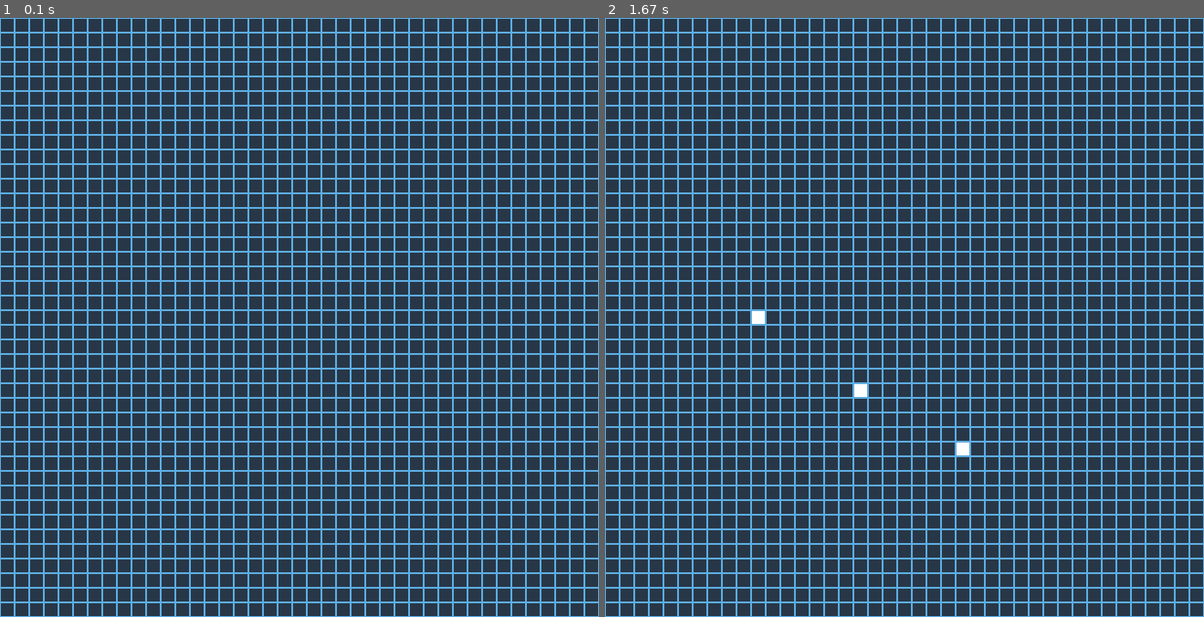
Above: before the commit, frames 1-2 (left to right).
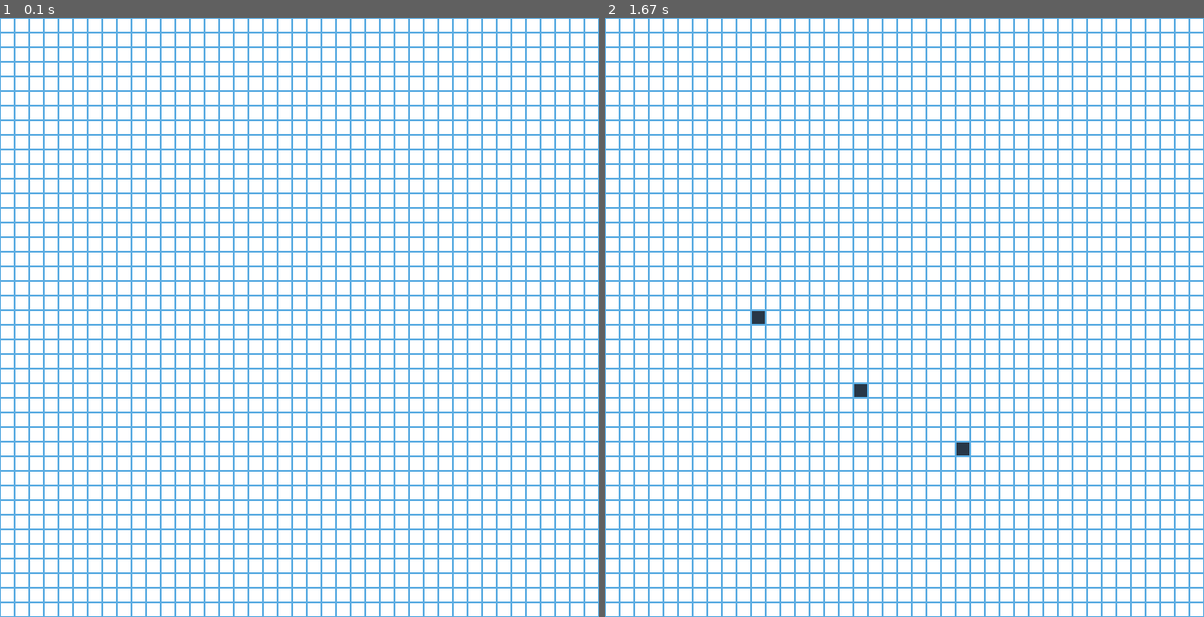
Above: after the commit, the same moments.

Repository: legitbeep/PathFinder-GUI
Game: pygame game, started from mainPygame.py
Same seed, same stepped clock (60 frames per second), same inputs: the game is played once before the commit and once after it.
Inputs (mouse positions are in pixels of both pictures, inside the frame that each line leads up to):
- Up to frame 1 (0.1 s): no input
- Up to frame 2 (1.67 s): press the mouse at (760, 323) at 0.37 s; move the mouse to (862, 383) at 0.47 s; release the mouse at (964, 449) at 0.6 s

The runs differ from the first frame. In frame 1, 77% of the frame differs, in the area x 0-100%, y 0-100%; in frame 2, 77%.

Commit message:
Fix menu

Diff:
--- a/main.py
+++ b/main.py
@@ -1,4 +1,13 @@
 from menu import *
+from mainPygame import *
 
-menu = Menu()
-menu.MakeMenu()
+algo = { 1 : "A*",
+		 2 : "Djikstra",
+		 3 : "DFS",
+		 4 : "BFS" }
+
+obj = Menu()
+obj.createMenu()
+
+if not obj.randomMaze  :
+	Maze()
--- a/mainPygame.py
+++ b/mainPygame.py
@@ -35,7 +35,7 @@
     drawAll(screen)
 
 
-def main():
+def Maze():
     pygame.init()
     scr_inf = pygame.display.Info()
     os.environ['SDL_VIDEO_WINDOW_POS'] = '{}, {}'.format(scr_inf.current_w // 2 - WINSIZE[0] // 2,
@@ -80,4 +80,4 @@
 
 
 if __name__ == '__main__':
-    main()
+    Maze()
--- a/maze.py
+++ b/maze.py
@@ -2,11 +2,10 @@
 from random import choice
 from random import randint
 
-on = (255, 255, 255)
-off = 40, 55, 71
+off = (255, 255, 255)
+on = 40, 55, 71
 
 cellstatus = lambda x: on if x else off
-
 
 class Cell(pygame.sprite.Sprite):
     w, h = 16, 16
@@ -28,7 +27,6 @@
         screen.blit(self.image, self.rect)
         pygame.draw.rect(screen, (93, 173, 226), self.rect, 1)
 
-
     def changeStatus(self):
         self.image.fill(cellstatus(self.status))
 
--- a/menu.py
+++ b/menu.py
@@ -1,37 +1,73 @@
 from tkinter import *
 
-root = Tk()
-root.title("Pathfinder")
+class Menu():
+	def __init__(self):
+		self.active = 0
+		self.state = False
+		self.randomMaze = False
 
-root.geometry("300x500")
-root.configure(bg="#232528")
+	def toggle(self,id,btn,pbtn):
+		on = "#52C3CC"
+		off = "#0E4448"
+		if not self.state:
+			self.state = True
+			self.active = id
+			btn.configure(bg = off)
+			pbtn.configure(state=NORMAL)
+		elif self.state:
+			if self.active == id :
+				self.state = False
+				self.active = -1
+				btn.configure(bg = on)
+				pbtn.configure(state=DISABLED)
+
+	def closeWindow(self,root):
+		root.destroy()
+
+	def randomToggle(self):
+		self.random = not self.randomMaze
+
+	def createMenu(self):
+		on = "#52C3CC"
+		off = "#0E4448"
+		root = Tk()
+		root.title("Pathfinder")
+
+		root.geometry("300x500")
+		root.configure(bg="#232528")
 
 
-txt = Label(root,text="Main Menu",font="consolas",height=1,width=9,bg="#232528",fg="white",bd=0,padx=100,pady=20).grid(row=0,column=0)
+		txt = Label(root,text="Main Menu",font="consolas",height=1,width=9,bg="#232528",fg="white",bd=0,padx=100,pady=20).grid(row=0,column=0)
 
-'''def a_algorithm():
-    a_algo=Toplevel(root)
-    a_algo.title("Pathfinder->A* Algorithm")
-    a_algo.geometry("200x200")
+		btn1 = Button(root)
+		btn2 = Button(root)
+		btn3 = Button(root)
+		btn4 = Button(root)
+		pbtn = Button(root,text="PROCEED",width=44,pady=10,bg="#64EA4B",fg="black",activebackground="#319E1D",state=DISABLED,command = lambda:self.closeWindow(root))
 
-    # A Label widget to show in toplevel
-    label= Label(a_algo,
-          text ="This is a new window").pack()
-    label.pack()
-'''
+		btns = []
 
+		for i in range(1,5):
+			btns.append(i)
 
-btn1 = Button(root,text="A* Algorithm",width=44,pady=10,bg="#52C3CC",fg="black",activebackground="#0E4448").place(x=0,y=100)
-btn2 = Button(root,text="Djikstra's Algorithm",width=44,pady=10,bg="#52C3CC",fg="black",activebackground="#0E4448").place(x=0,y=143)
-btn3 = Button(root,text="Depth first search",width=44,pady=10,bg="#52C3CC",fg="black",activebackground="#0E4448").place(x=0,y=186)
-btn4 = Button(root,text="Breadth first search",width=44,pady=10,bg="#52C3CC",fg="black",activebackground="#0E4448").place(x=0,y=229)
-btn5 = Button(root,text="Help",width=20,pady=10,bg="#E9AD80",fg="black").place(x=0,y=450)
-btn6 = Button(root,text="EXIT",width=20,pady=10,bg="#E9AD80",fg="black",command=quit).place(x=160,y=450)
+		btn1.configure(text="A* Algorithm",width=44,pady=10,bg=on,fg="black",activebackground=off,command=lambda: self.toggle(btns[0],btn1,pbtn))
+		btn1.place(x=0,y=100)
+		btn2.configure(text="Djikstra's Algorithm",width=44,pady=10,bg=on,fg="black",activebackground=off,command=lambda: self.toggle(btns[1],btn2,pbtn))
+		btn2.place(x=0,y=143)
+		btn3.configure(text="Depth first search",width=44,pady=10,bg=on,fg="black",activebackground=off,command=lambda: self.toggle(btns[2],btn3,pbtn))
+		btn3.place(x=0,y=186)
+		btn4.configure(text="Breadth first search",width=44,pady=10,bg=on,fg="black",activebackground=off,command=lambda: self.toggle(btns[3],btn4,pbtn))
+		btn4.place(x=0,y=229)
 
+		random = Checkbutton(root,text="Random path",bg="#232528",fg="black",activebackground="#232528",font=("consolas",12),command = self.randomToggle)
+		random.place(x=0,y=280)
 
+		pbtn.place(x=0,y=350)
 
+		btn5 = Button(root,text="Help",width=20,pady=10,bg="#E9AD80",fg="black",command=lambda : self.help(root))
+		btn5.place(x=0,y=450)
+		btn6 = Button(root,text="EXIT",width=20,pady=10,bg="#E9AD80",fg="black",command=quit)
+		btn6.place(x=160,y=450)
 
-
-
-root.resizable(False,False)
-mainloop()
+		root.resizable(False,False)
+		root.mainloop()
--- /dev/null
+++ b/random_maze.py
@@ -0,0 +1,8 @@
+import random
+
+SIZE = 5
+
+maze = [[1 for _ in range(SIZE)] for _ in range(SIZE)]
+stack = []
+
+while len(stack) > 0 :
--- /dev/null
+++ b/test.py
@@ -0,0 +1,14 @@
+import numpy as np
+
+a = np.array(( [1,2,3],[4,5,6] ))
+b = np.resize(a,(3,2))
+print(a.shape)
+print(a)
+print(b)
+
+b = np.arrange(10,10,20)
+print(b)
+print(b.ndim)
+b = np.arrange(20)
+print(b)
+b = b.reshape(2,2,5)
